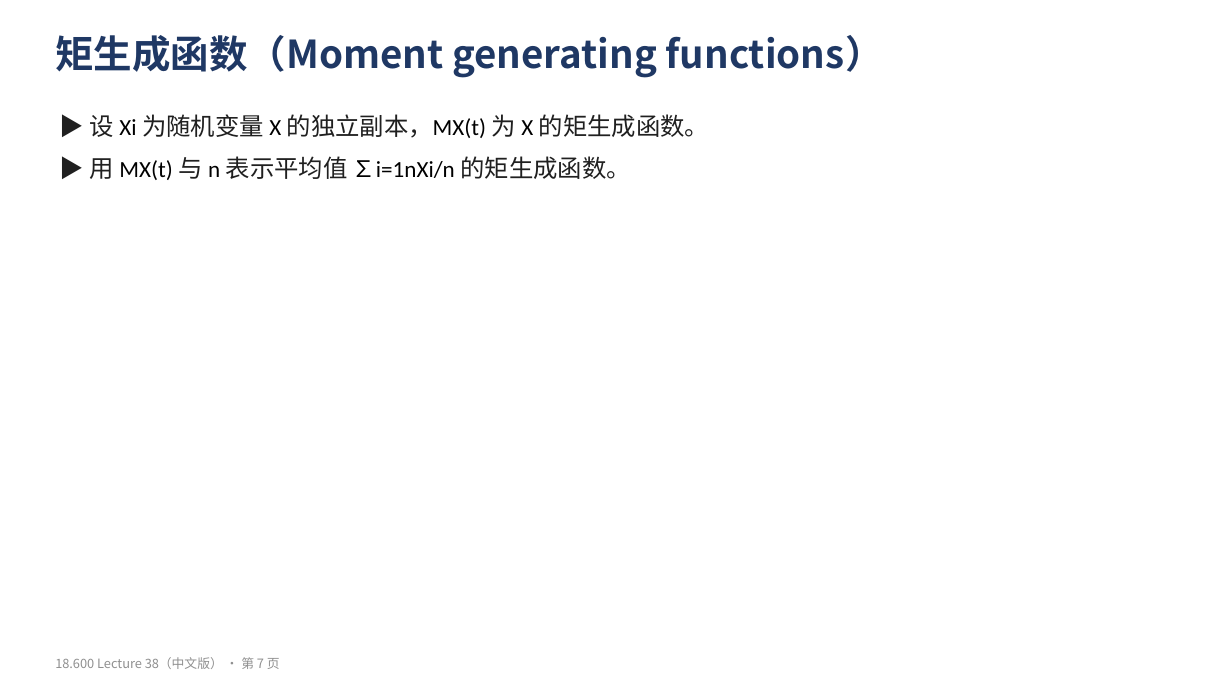
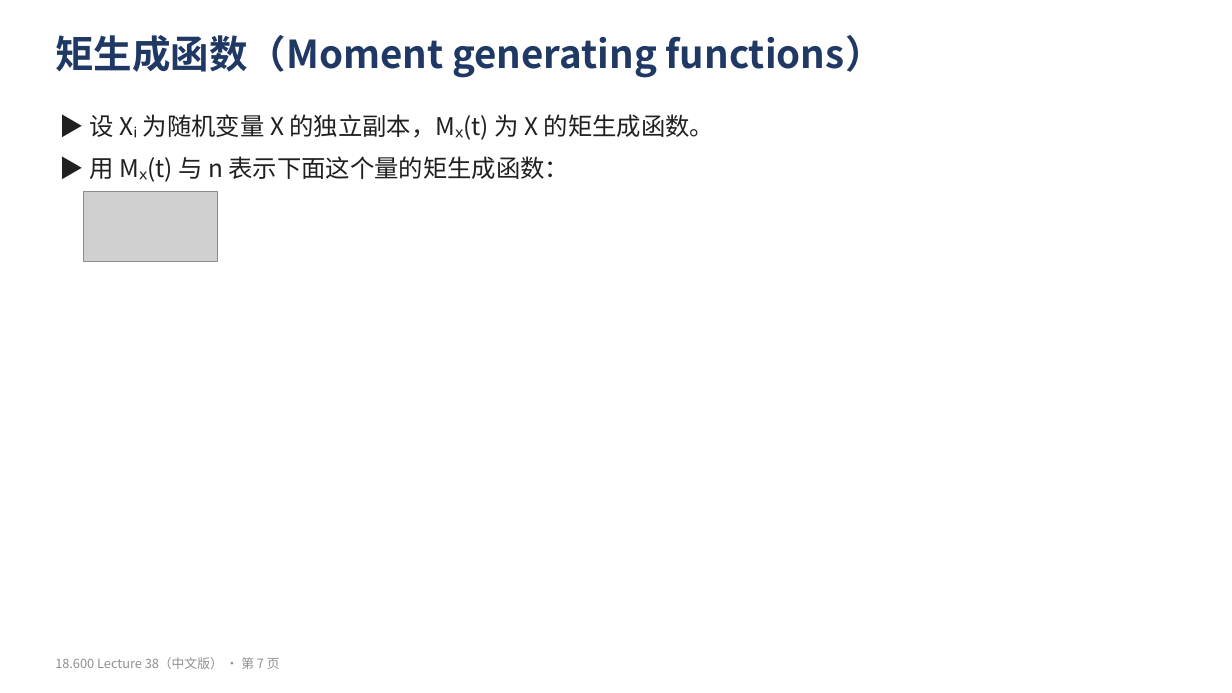
Before and after one commit to yuyangblue/note, a slide deck: slide 7 of 概率论与数理统计/原始材料/MIT18.600/中文版/Lecture38_复习练习_中文.pptx. Drawn at 1232x693 pixels with LibreOffice and Linux fonts; fonts in the diff are those of the drawing; grey boxes stand for pictures. Boxes give left, top, right and bottom in pixels: in the first picture for what was removed or moved away, otherwise in the second. Text is boxed around its words. In the diff, an @@ line names an element or a change of style, - is before the commit and + after.

```diff
--- a/概率论与数理统计/原始材料/MIT18.600/中文版/Lecture38_复习练习_中文.pptx
+++ b/概率论与数理统计/原始材料/MIT18.600/中文版/Lecture38_复习练习_中文.pptx
@@ text at [90, 114, 714, 140]: text changed @@
-▶ 设 Xi 为随机变量 X 的独立副本，MX(t) 为 X 的矩生成函数。
-▶ 用 MX(t) 与 n 表示平均值 ∑i=1nXi/n 的矩生成函数。
+▶ 设 Xᵢ 为随机变量 X 的独立副本，Mₓ(t) 为 X 的矩生成函数。
@@ text added at [90, 156, 570, 182], 19 pt, text #202020 @@
+▶ 用 Mₓ(t) 与 n 表示下面这个量的矩生成函数：
@@ picture added at [83, 191, 218, 262] @@
```
Also in this commit, not shown: 13 other slides changed, 3 other files.
